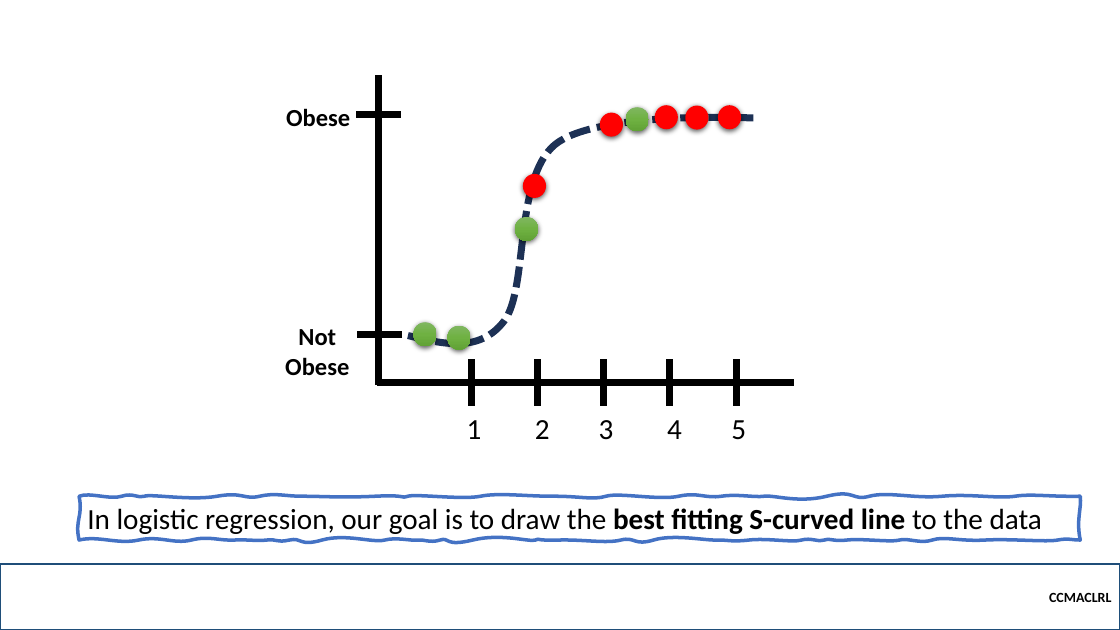
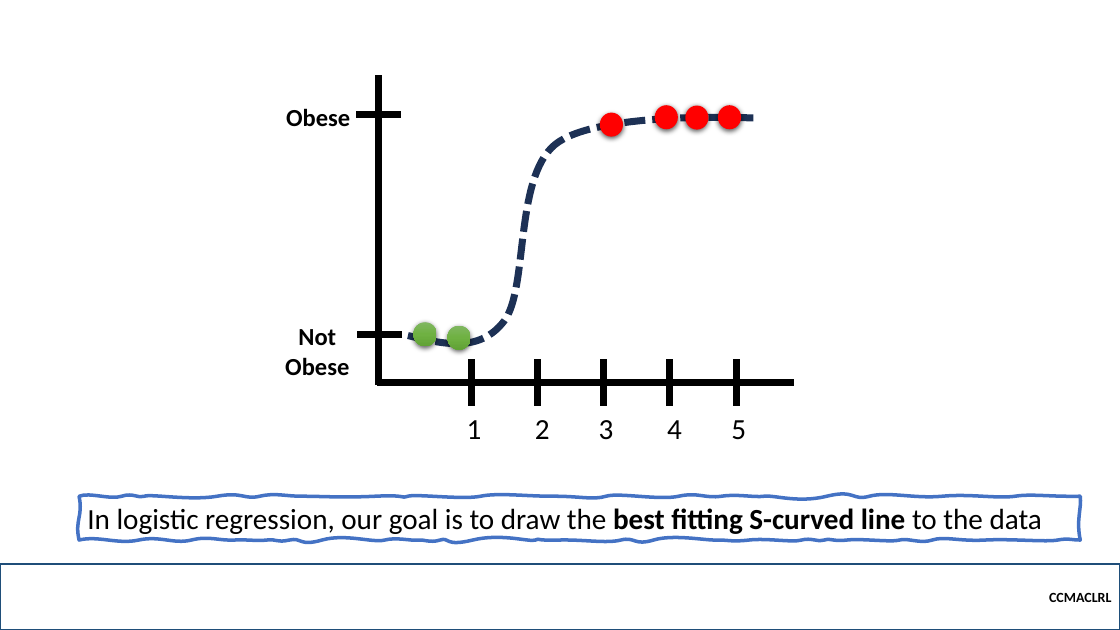
Before and after one commit to robitussin/CCMACLRL, a slide deck: slide 3 of 5 - Logistic Regression/Logistic Regression (Math).pptx. Drawn at 1120x630 pixels with LibreOffice and Linux fonts; fonts in the diff are those of the drawing; background and template pictures are left out. Boxes give left, top, right and bottom in pixels: in the first picture for what was removed or moved away, otherwise in the second. Text is boxed around its words. In the diff, an @@ line names an element or a change of style, - is before the commit and + after.

```diff
--- a/5 - Logistic Regression/Logistic Regression (Math).pptx
+++ b/5 - Logistic Regression/Logistic Regression (Math).pptx
@@ ellipse removed at (626, 108, 649, 132) @@
@@ ellipse removed at (523, 174, 546, 198) @@
@@ ellipse removed at (515, 217, 539, 241) @@
```
Also in this commit, not shown: 27 other slides changed, 18 slides added.
